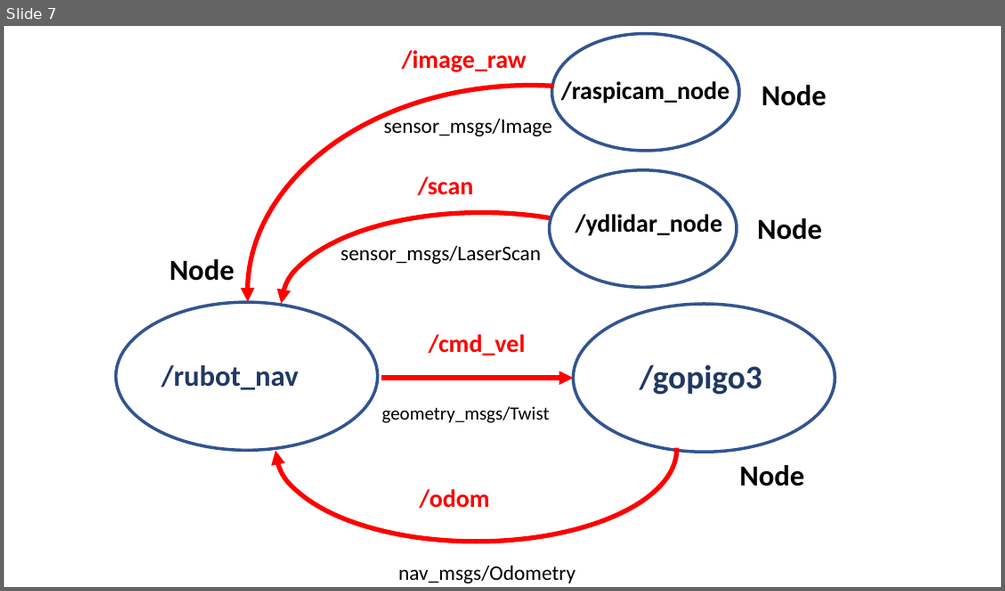
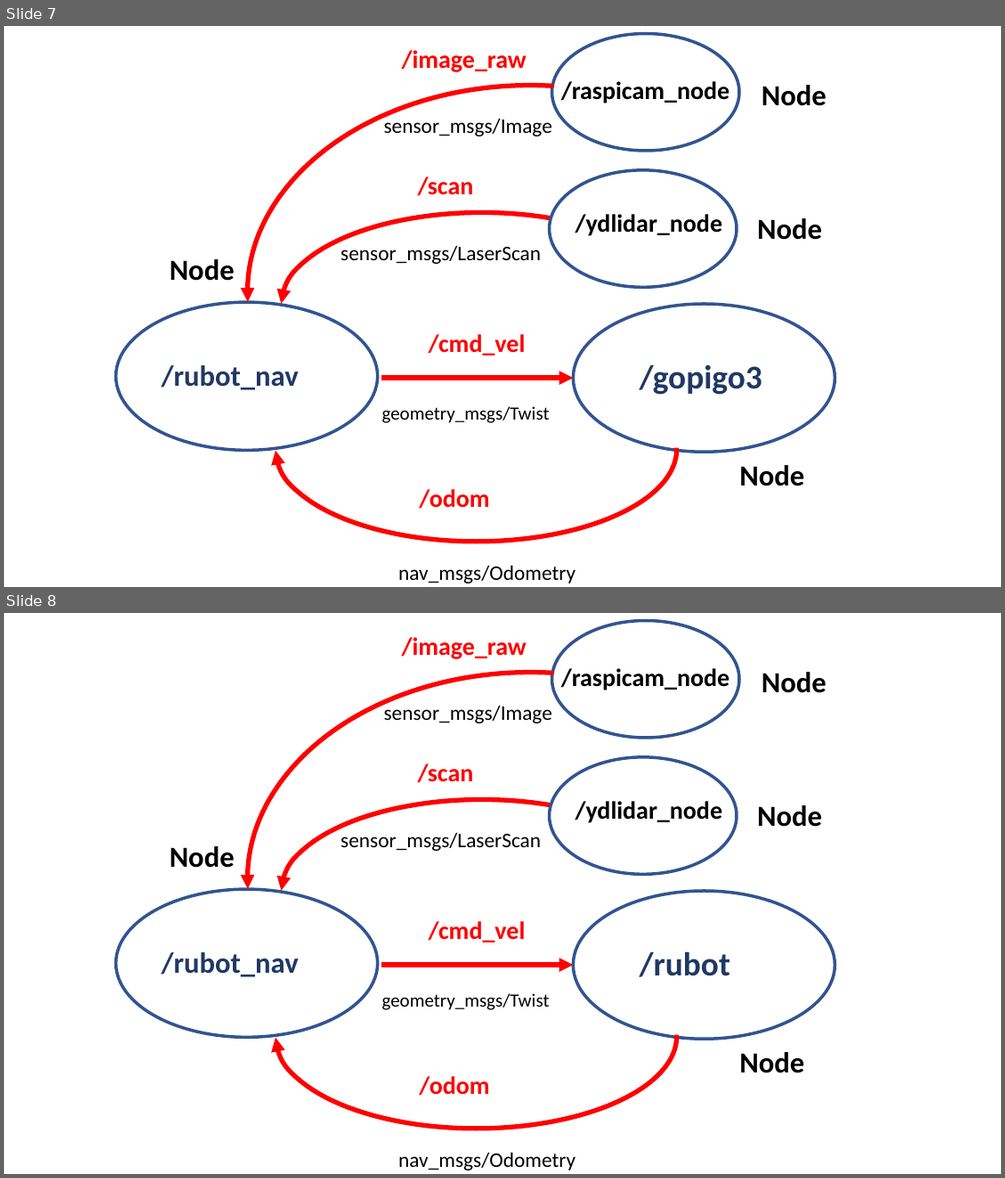
Before and after one commit to manelpuig/rUBot_mecanum_ws, a slide deck: Documentation/Images/Figures_Tutorial.pptx. Shown one above the other, each under a label of ours: slide 7 before the commit, slides 7 and 8 after it. The pictures are 1005x591 and 1005x1178 pixels, drawn with LibreOffice and Linux fonts; fonts in the diff are those of the drawing. Boxes give left, top, right and bottom in pixels: in the first picture for what was removed or moved away, otherwise in the second. Text is boxed around its words. In the diff, an @@ line names an element or a change of style, - is before the commit and + after.

```diff
--- a/Documentation/Images/Figures_Tutorial.pptx
+++ b/Documentation/Images/Figures_Tutorial.pptx
@@ slide 8 added at <box>4,613,1001,1174</box>, background #FFFFFF @@
@@ text added at <box>402,637,526,659</box>, 24 pt, text #FF0000, bold @@
+/image_raw
@@ ellipse added at <box>552,620,740,737</box>, outline #325491 3 pt @@
@@ arc (boxed as its full ellipse) added at <box>248,672,813,1086</box>, outline #FF0000 4.5 pt @@
@@ text added at <box>561,668,729,690</box>, 24 pt, text #000000, bold @@
+/raspicam_node
@@ text added at <box>761,672,826,693</box>, 28 pt, text #000000, bold @@
+Node
@@ text added at <box>384,702,552,723</box>, 20 pt, text #000000 @@
+sensor_msgs/Image
@@ text added at <box>418,763,474,783</box>, 24 pt, text #FF0000, bold @@
+/scan
@@ ellipse added at <box>550,757,736,874</box>, outline #325491 3 pt @@
@@ arc (boxed as its full ellipse) added at <box>282,799,683,983</box>, outline #FF0000 4.5 pt @@
@@ text added at <box>575,801,723,823</box>, 24 pt, text #000000, bold @@
+/ydlidar_node
@@ text added at <box>757,805,822,827</box>, 28 pt, text #000000, bold @@
+Node
@@ text added at <box>170,846,235,868</box>, 28 pt, text #000000, bold @@
+Node
@@ text added at <box>340,832,541,851</box>, 20 pt, text #000000 @@
+sensor_msgs/LaserScan
@@ ellipse added at <box>116,889,378,1037</box>, outline #325491 3 pt @@
@@ ellipse added at <box>573,891,834,1038</box>, outline #325491 3 pt @@
@@ text added at <box>429,921,526,942</box>, 24 pt, text #FF0000, bold @@
+/cmd_vel
@@ text added at <box>162,952,299,977</box>, 28 pt, text #203864, bold @@
+/rubot_nav
@@ arc (boxed as its full ellipse) added at <box>275,944,677,1128</box>, outline #FF0000 4.5 pt @@
@@ text added at <box>639,951,730,977</box>, 32 pt, text #203864, bold @@
+/rubot
@@ arrow added from (381, 965) to (573, 965), #FF0000 4.5 pt @@
@@ text added at <box>382,993,550,1010</box>, 18 pt, text #000000 @@
+geometry_msgs/Twist
@@ text added at <box>739,1052,804,1073</box>, 28 pt, text #000000, bold @@
+Node
@@ text added at <box>419,1076,489,1095</box>, 24 pt, text #FF0000, bold @@
+/odom
@@ text added at <box>398,1151,575,1170</box>, 20 pt, text #000000 @@
+nav_msgs/Odometry
```
Also in this commit, not shown: 24 other files.
